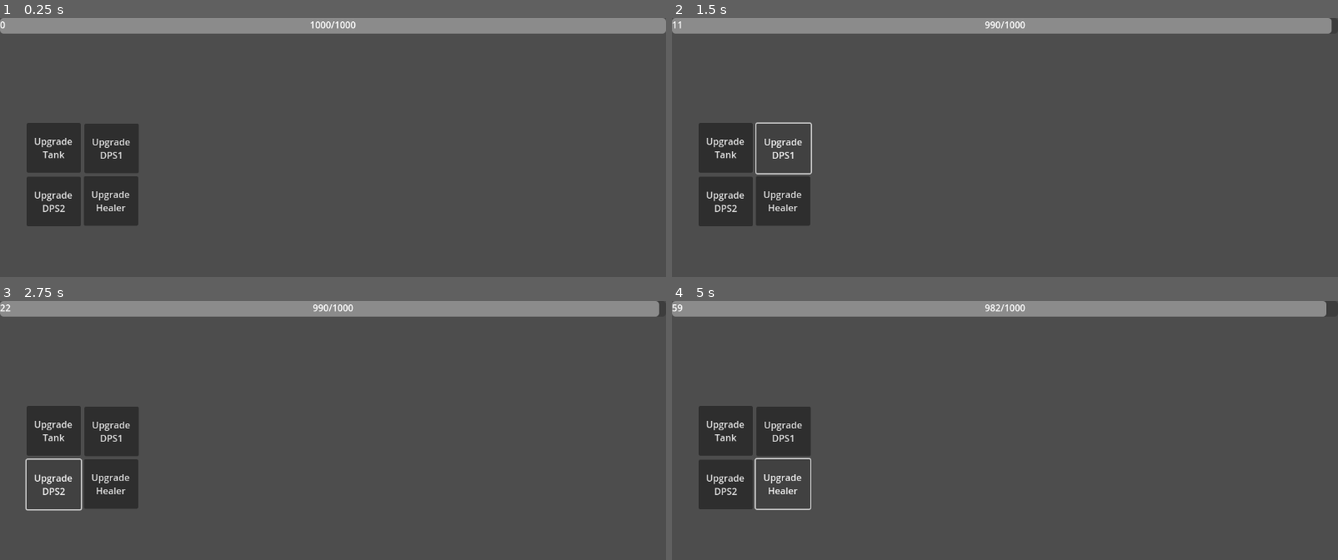
Above: before the commit, frames 1-4 (two rows, left to right).
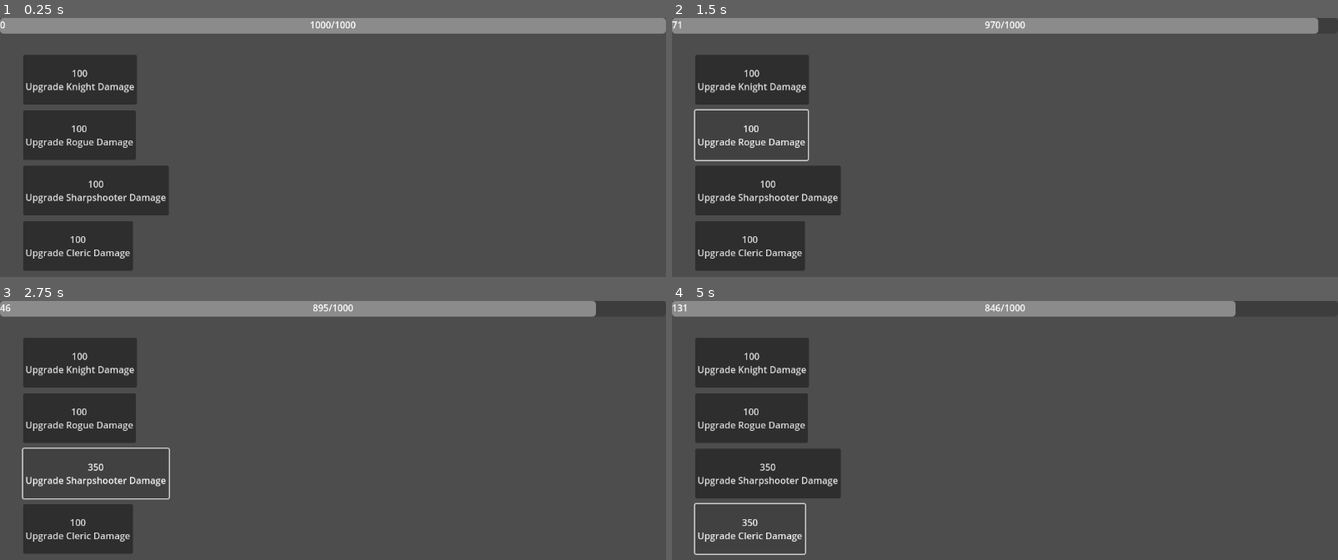
Above: after the commit, the same moments.

Repository: DarrenThatGuy/IdleGame_DTJ36
Game: Godot game, scene res://Scenes/MainScene.tscn
The game is run twice, just before and just after one commit, with the same random seed, the same clock (stepped at 60 frames per second) and the same inputs.
Inputs:
- Up to frame 1 (0.25 s): no input
- Up to frame 2 (1.5 s): click "Upgrade Tank" (after the commit: "100 Upgrade Knight Damage") at 0.5 s; click "Upgrade DPS1" (after the commit: "100 Upgrade Rogue Damage") at 1.25 s
- Up to frame 3 (2.75 s): click "Upgrade DPS2" (after the commit: "100 Upgrade Sharpshooter Dama…") at 2 s
- Up to frame 4 (5 s): click "Upgrade DPS2" (after the commit: "350 Upgrade Sharpshooter Dama…") at 2.75 s; click "Upgrade Healer" (after the commit: "100 Upgrade Cleric Damage") at 3.5 s; click "Upgrade Healer" (after the commit: "350 Upgrade Cleric Damage") at 4.25 s

The runs differ from the first frame. In frame 1, 9.6% of the frame differs, in the area x 3-26%, y 14-98%; in frame 2, 9.1%; in frame 3, 9.4%; in frame 4, 8.3%.

Commit message:
Improved Upgrade System

Diff:
--- a/DPSCharacter1.gd
+++ b/DPSCharacter1.gd
@@ -28,4 +28,4 @@
 
 
 func _on_dps_1_upgrade_pressed():
-	attack_damage_mult += .6
+	upgrade()
--- a/DPSCharacter2.gd
+++ b/DPSCharacter2.gd
@@ -29,4 +29,4 @@
 
 
 func _on_dps_2_upgrade_pressed():
-	attack_damage_mult += .8
+	upgrade()
--- a/HealerCharacter.gd
+++ b/HealerCharacter.gd
@@ -16,6 +16,9 @@
 func _process(delta):
 	pass
 
+func upgrade():
+	super()
+
 func attack():
 	super()
 
@@ -31,4 +34,4 @@
 
 
 func _on_healer_upgrade_pressed():
-	attack_damage_mult += .6
+	upgrade()
--- /dev/null
+++ b/Scenes/DamageUpgradeButton.gd
@@ -0,0 +1,12 @@
+extends Button
+
+@export var character_to_upgrade : Character
+
+# Called when the node enters the scene tree for the first time.
+func _ready():
+	pass # Replace with function body.
+
+
+# Called every frame. 'delta' is the elapsed time since the previous frame.
+func _process(delta):
+	text = str(character_to_upgrade.upgrade_cost) + "\nUpgrade " + character_to_upgrade.name + " Damage"
--- a/Scenes/MainScene.tscn
+++ b/Scenes/MainScene.tscn
@@ -10,64 +10,73 @@
 [ext_resource type="Script" path="res://DPSCharacter2.gd" id="6_rsgky"]
 [ext_resource type="Script" path="res://HealerCharacter.gd" id="7_wgiaj"]
 [ext_resource type="Script" path="res://Scenes/EXPAmount.gd" id="10_06ukv"]
+[ext_resource type="Script" path="res://Scenes/DamageUpgradeButton.gd" id="10_hscyl"]
 
 [node name="Node2D" type="Node2D"]
 script = ExtResource("1_4ddmm")
 
 [node name="BossCore" parent="." instance=ExtResource("1_thtli")]
-regen_amount = 10.0
-regen_speed = 1.0
+regen_amount = 200.0
+regen_speed = 2.0
 
-[node name="TankCharacter" parent="." node_paths=PackedStringArray("shread_timer") instance=ExtResource("2_2hb0m")]
+[node name="Knight" parent="." node_paths=PackedStringArray("shread_timer", "game_head") instance=ExtResource("2_2hb0m")]
 script = ExtResource("2_oclct")
 shred_active = false
 shread_timer = NodePath("ShredTimer")
 shred_time = 1.0
 shred_amount = 1.05
-attack_damage = 1.0
+game_head = NodePath("..")
+attack_damage = 6.0
 attack_damage_mult = 1.5
+multiplier_upgrade = 0.5
 attack_speed = 1.0
 
-[node name="ShredTimer" type="Timer" parent="TankCharacter"]
+[node name="ShredTimer" type="Timer" parent="Knight"]
 wait_time = 10.0
 
-[node name="DPSCharacter1" parent="." node_paths=PackedStringArray("bleed_timer") instance=ExtResource("2_2hb0m")]
+[node name="Rogue" parent="." node_paths=PackedStringArray("bleed_timer", "game_head") instance=ExtResource("2_2hb0m")]
 script = ExtResource("5_m2ijw")
 bleed_active = false
 bleed_timer = NodePath("BleedTimer")
 bleed_time = 20.0
 bleed_amount = 0.995
-attack_damage = 1.0
+game_head = NodePath("..")
+attack_damage = 6.0
 attack_damage_mult = 3.5
-attack_speed = 1.0
+multiplier_upgrade = 0.6
+attack_speed = 0.7
 
-[node name="BleedTimer" type="Timer" parent="DPSCharacter1"]
+[node name="BleedTimer" type="Timer" parent="Rogue"]
 wait_time = 20.0
 
-[node name="DPSCharacter2" parent="." node_paths=PackedStringArray("deadeye_timer") instance=ExtResource("2_2hb0m")]
+[node name="Sharpshooter" parent="." node_paths=PackedStringArray("deadeye_timer", "game_head") instance=ExtResource("2_2hb0m")]
 script = ExtResource("6_rsgky")
 deadeye_active = false
 deadeye_timer = NodePath("DeadeyeTimer")
 deadeye_cooldown = 20.0
 deadeye_duration = 1.0
-attack_damage = 1.0
+game_head = NodePath("..")
+attack_damage = 6.0
 attack_damage_mult = 2.5
-attack_speed = 1.0
+multiplier_upgrade = 0.8
+attack_speed = 0.8
 
-[node name="DeadeyeTimer" type="Timer" parent="DPSCharacter2"]
+[node name="DeadeyeTimer" type="Timer" parent="Sharpshooter"]
 wait_time = 20.0
 
-[node name="HealerCharacter" parent="." node_paths=PackedStringArray("embolden_timer") instance=ExtResource("2_2hb0m")]
+[node name="Cleric" parent="." node_paths=PackedStringArray("embolden_timer", "game_head") instance=ExtResource("2_2hb0m")]
 script = ExtResource("7_wgiaj")
 embolden_active = false
 embolden_timer = NodePath("EmboldenTimer")
 embolden_time = 1.0
 embolden_amount = 0.05
-attack_damage = 1.0
+game_head = NodePath("..")
+attack_damage = 3.0
 attack_damage_mult = 1.7
-attack_speed = 1.0
+multiplier_upgrade = 0.6
+attack_speed = 0.9
 
-[node name="EmboldenTimer" type="Timer" parent="HealerCharacter"]
+[node name="EmboldenTimer" type="Timer" parent="Cleric"]
 wait_time = 10.0
 
 [node name="UI" type="Control" parent="."]
@@ -98,41 +107,49 @@
 script = ExtResource("4_mdpm6")
 BossNode = NodePath("../../../BossCore")
 
-[node name="TankUpgade" type="Button" parent="UI"]
+[node name="TankUpgade" type="Button" parent="UI" node_paths=PackedStringArray("character_to_upgrade")]
 layout_mode = 0
-offset_left = 46.0
-offset_top = 182.0
-offset_right = 140.0
-offset_bottom = 268.0
+offset_left = 40.0
+offset_top = 64.0
+offset_right = 134.0
+offset_bottom = 150.0
 text = "Upgrade
 Tank"
+script = ExtResource("10_hscyl")
+character_to_upgrade = NodePath("../../Knight")
 
-[node name="DPS1Upgrade" type="Button" parent="UI"]
+[node name="DPS1Upgrade" type="Button" parent="UI" node_paths=PackedStringArray("character_to_upgrade")]
 layout_mode = 0
-offset_left = 146.0
-offset_top = 183.0
-offset_right = 240.0
-offset_bottom = 269.0
+offset_left = 40.0
+offset_top = 160.0
+offset_right = 134.0
+offset_bottom = 246.0
 text = "Upgrade
 DPS1"
+script = ExtResource("10_hscyl")
+character_to_upgrade = NodePath("../../Rogue")
 
-[node name="DPS2Upgrade" type="Button" parent="UI"]
+[node name="DPS2Upgrade" type="Button" parent="UI" node_paths=PackedStringArray("character_to_upgrade")]
 layout_mode = 0
-offset_left = 46.0
-offset_top = 275.0
-offset_right = 140.0
-offset_bottom = 361.0
+offset_left = 40.0
+offset_top = 256.0
+offset_right = 134.0
+offset_bottom = 342.0
 text = "Upgrade
 DPS2"
+script = ExtResource("10_hscyl")
+character_to_upgrade = NodePath("../../Sharpshooter")
 
-[node name="HealerUpgrade" type="Button" parent="UI"]
+[node name="HealerUpgrade" type="Button" parent="UI" node_paths=PackedStringArray("character_to_upgrade")]
 layout_mode = 0
-offset_left = 145.0
-offset_top = 274.0
-offset_right = 239.0
-offset_bottom = 360.0
+offset_left = 40.0
+offset_top = 352.0
+offset_right = 134.0
+offset_bottom = 438.0
 text = "Upgrade
 Healer"
+script = ExtResource("10_hscyl")
+character_to_upgrade = NodePath("../../Cleric")
 
 [node name="EXPAmount" type="Label" parent="UI"]
 layout_mode = 0
@@ -141,18 +158,18 @@
 script = ExtResource("10_06ukv")
 
 [connection signal="get_exp" from="BossCore" to="." method="_on_boss_core_get_exp"]
-[connection signal="deal_damage" from="TankCharacter" to="BossCore" method="_on_base_character_deal_damage"]
-[connection signal="toggle_shred" from="TankCharacter" to="BossCore" method="_on_tank_character_toggle_shred"]
-[connection signal="timeout" from="TankCharacter/ShredTimer" to="TankCharacter" method="_on_shred_timer_timeout"]
-[connection signal="bleed_boss" from="DPSCharacter1" to="BossCore" method="_on_dps_character_1_bleed_boss"]
-[connection signal="deal_damage" from="DPSCharacter1" to="BossCore" method="_on_base_character_deal_damage"]
-[connection signal="timeout" from="DPSCharacter1/BleedTimer" to="DPSCharacter1" method="_on_bleed_timer_timeout"]
-[connection signal="deal_damage" from="DPSCharacter2" to="BossCore" method="_on_base_character_deal_damage"]
-[connection signal="timeout" from="DPSCharacter2/DeadeyeTimer" to="DPSCharacter2" method="_on_deadeye_timer_timeout"]
-[connection signal="deal_damage" from="HealerCharacter" to="BossCore" method="_on_base_character_deal_damage"]
-[connection signal="embolden_signal" from="HealerCharacter" to="BossCore" method="_on_healer_character_toggle_embolden"]
-[connection signal="timeout" from="HealerCharacter/EmboldenTimer" to="HealerCharacter" method="_on_embolden_timer_timeout"]
-[connection signal="pressed" from="UI/TankUpgade" to="TankCharacter" method="_on_tank_upgade_pressed"]
-[connection signal="pressed" from="UI/DPS1Upgrade" to="DPSCharacter1" method="_on_dps_1_upgrade_pressed"]
-[connection signal="pressed" from="UI/DPS2Upgrade" to="DPSCharacter2" method="_on_dps_2_upgrade_pressed"]
-[connection signal="pressed" from="UI/HealerUpgrade" to="HealerCharacter" method="_on_healer_upgrade_pressed"]
+[connection signal="deal_damage" from="Knight" to="BossCore" method="_on_base_character_deal_damage"]
+[connection signal="toggle_shred" from="Knight" to="BossCore" method="_on_tank_character_toggle_shred"]
+[connection signal="timeout" from="Knight/ShredTimer" to="Knight" method="_on_shred_timer_timeout"]
+[connection signal="bleed_boss" from="Rogue" to="BossCore" method="_on_dps_character_1_bleed_boss"]
+[connection signal="deal_damage" from="Rogue" to="BossCore" method="_on_base_character_deal_damage"]
+[connection signal="timeout" from="Rogue/BleedTimer" to="Rogue" method="_on_bleed_timer_timeout"]
+[connection signal="deal_damage" from="Sharpshooter" to="BossCore" method="_on_base_character_deal_damage"]
+[connection signal="timeout" from="Sharpshooter/DeadeyeTimer" to="Sharpshooter" method="_on_deadeye_timer_timeout"]
+[connection signal="deal_damage" from="Cleric" to="BossCore" method="_on_base_character_deal_damage"]
+[connection signal="embolden_signal" from="Cleric" to="BossCore" method="_on_healer_character_toggle_embolden"]
+[connection signal="timeout" from="Cleric/EmboldenTimer" to="Cleric" method="_on_embolden_timer_timeout"]
+[connection signal="pressed" from="UI/TankUpgade" to="Knight" method="_on_tank_upgade_pressed"]
+[connection signal="pressed" from="UI/DPS1Upgrade" to="Rogue" method="_on_dps_1_upgrade_pressed"]
+[connection signal="pressed" from="UI/DPS2Upgrade" to="Sharpshooter" method="_on_dps_2_upgrade_pressed"]
+[connection signal="pressed" from="UI/HealerUpgrade" to="Cleric" method="_on_healer_upgrade_pressed"]
--- a/Scenes/TankCore.gd
+++ b/Scenes/TankCore.gd
@@ -29,5 +29,5 @@
 
 
 func _on_tank_upgade_pressed():
-	attack_damage_mult += .5
-	print(attack_damage_mult)
+
+	upgrade()
--- a/Scripts/BossCore.gd
+++ b/Scripts/BossCore.gd
@@ -27,16 +27,16 @@
 
 
 func _on_regen_timer_timeout():
-	if health < max_health:
-		if health + regen_amount > max_health:
-			health = max_health
-		else:
-			health += regen_amount
+	if health + regen_amount >= max_health:
+		health = max_health
+	else:
+		health += regen_amount
 
 
 func _on_base_character_deal_damage(damage):
+	get_exp.emit(damage)
 	health -= damage * defense_value
-	get_exp.emit(damage)
+
 
 
 
--- a/Scripts/Character.gd
+++ b/Scripts/Character.gd
@@ -1,11 +1,17 @@
 class_name Character extends Node2D
 
+@export var game_head : Node2D
+
+const base_damage = 1
+const base_upgrade_cost = 100
+
+var damage_upgrade_number = 0
+
 @export var attack_damage: float
-const base_damage = 1
 @export var attack_damage_mult: float
+@export var multiplier_upgrade: float
 @export var attack_speed: float
-
-
+@export var upgrade_cost: float
 @export var attack_timer: Timer
 
 signal deal_damage(damage)
@@ -13,9 +19,20 @@
 func _ready():
 	attack_timer.wait_time = attack_speed
 	attack_timer.start()
+	upgrade_cost = base_upgrade_cost
 
 func attack():
-	deal_damage.emit(attack_damage * attack_damage_mult)
+	deal_damage.emit(attack_damage * (attack_damage_mult))
 
 func _on_attack_timer_timeout():
 	attack()
+
+func upgrade():
+	if upgrade_cost > game_head.exp:
+		print("EXP too Low")
+	else:
+		game_head.exp -= upgrade_cost
+		attack_damage_mult += multiplier_upgrade
+		damage_upgrade_number += 1
+		upgrade_cost = base_upgrade_cost * (damage_upgrade_number * 3.5)
+		print(attack_damage_mult)
Not shown: 1 places in Scenes/MainScene.tscn that only renumber resources
